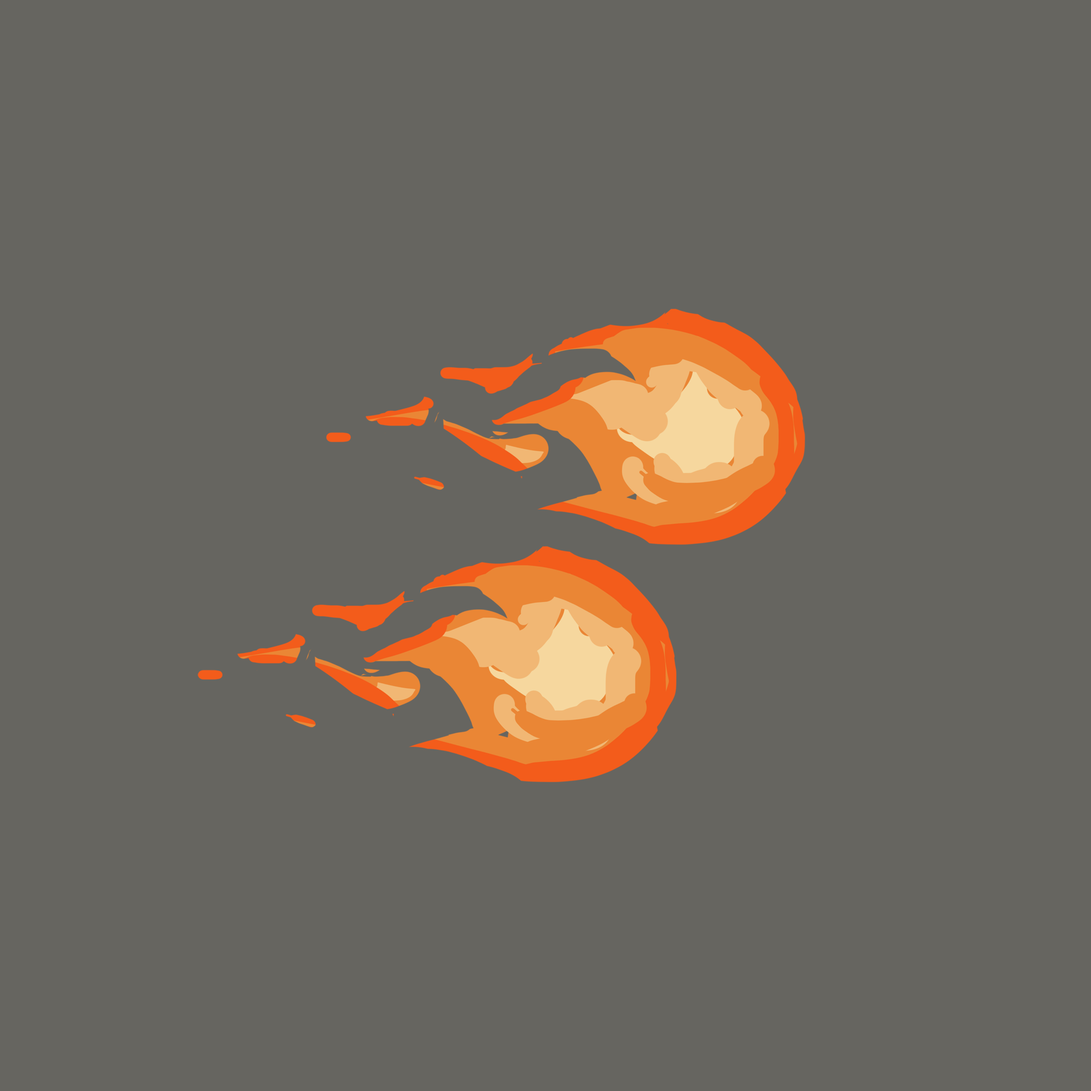
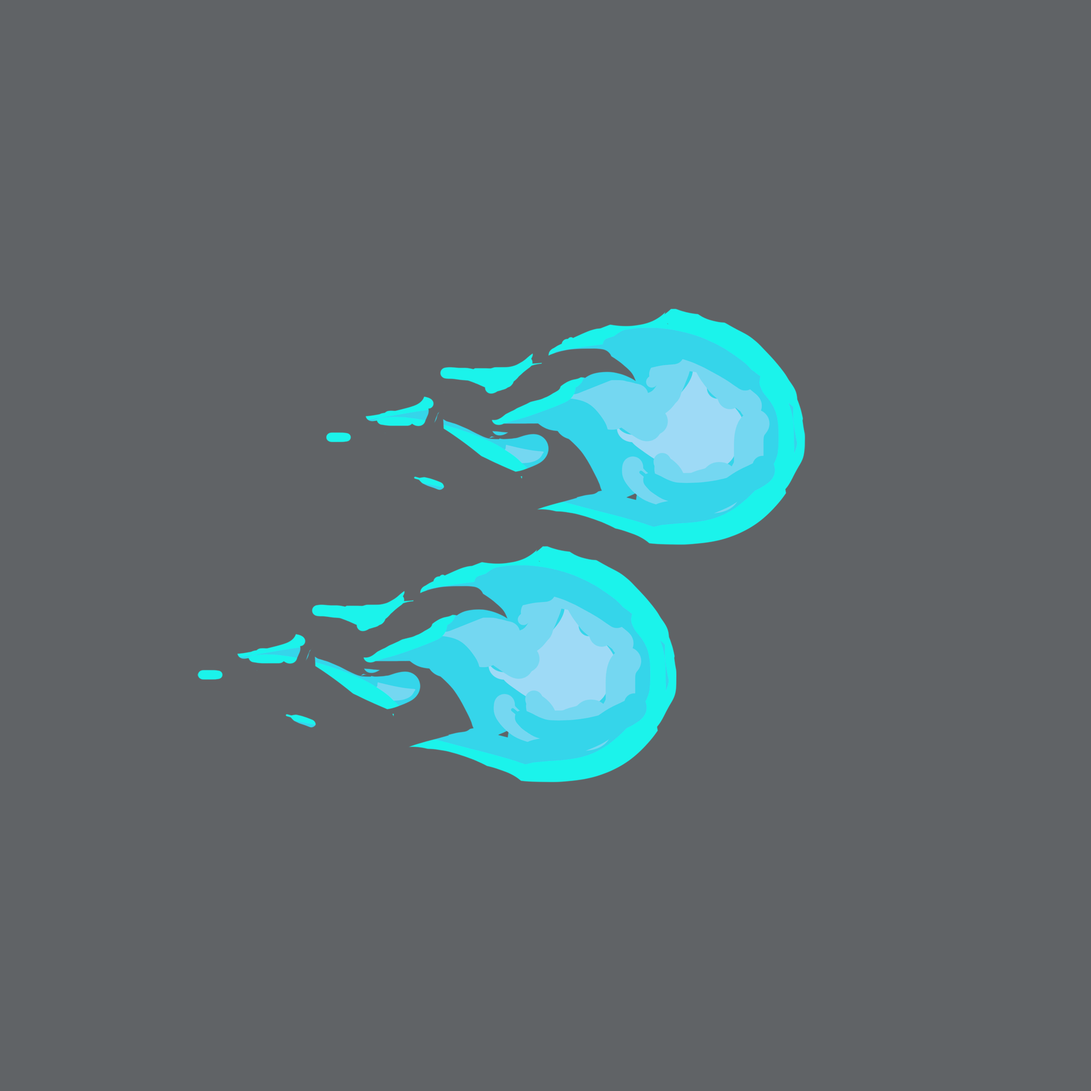
Layered file, before and after one edit (1091x1091). Changes by layer:
pixels changed over (x1=0, y1=0, x2=1091, y2=1091) (layer not identified)
